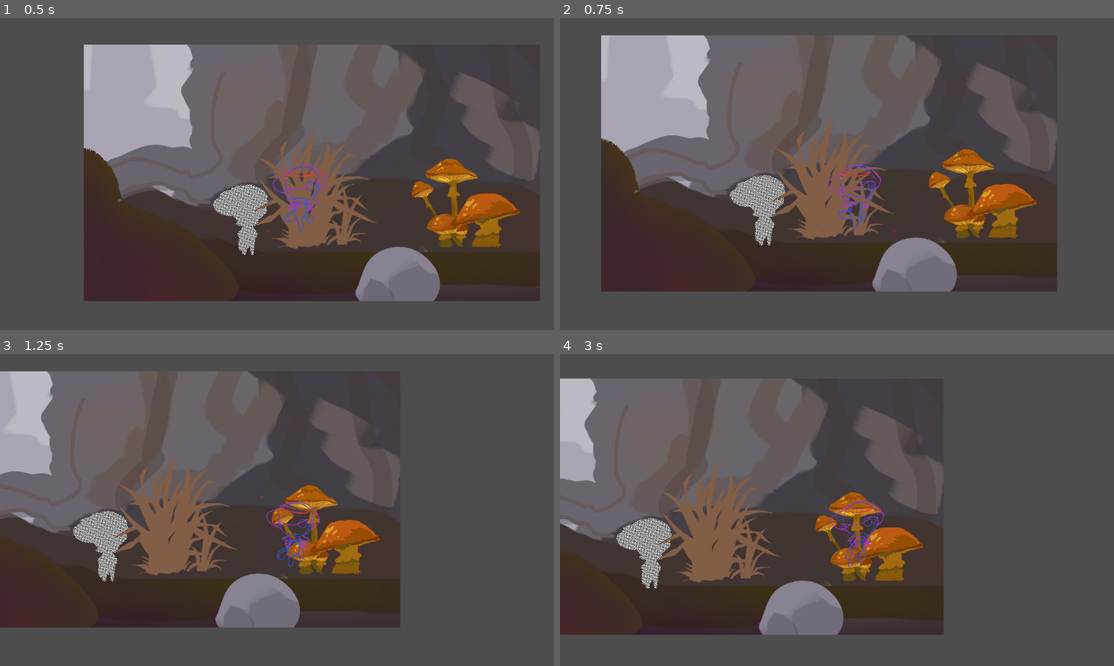
Above: before the commit, frames 1-4 (two rows, left to right).
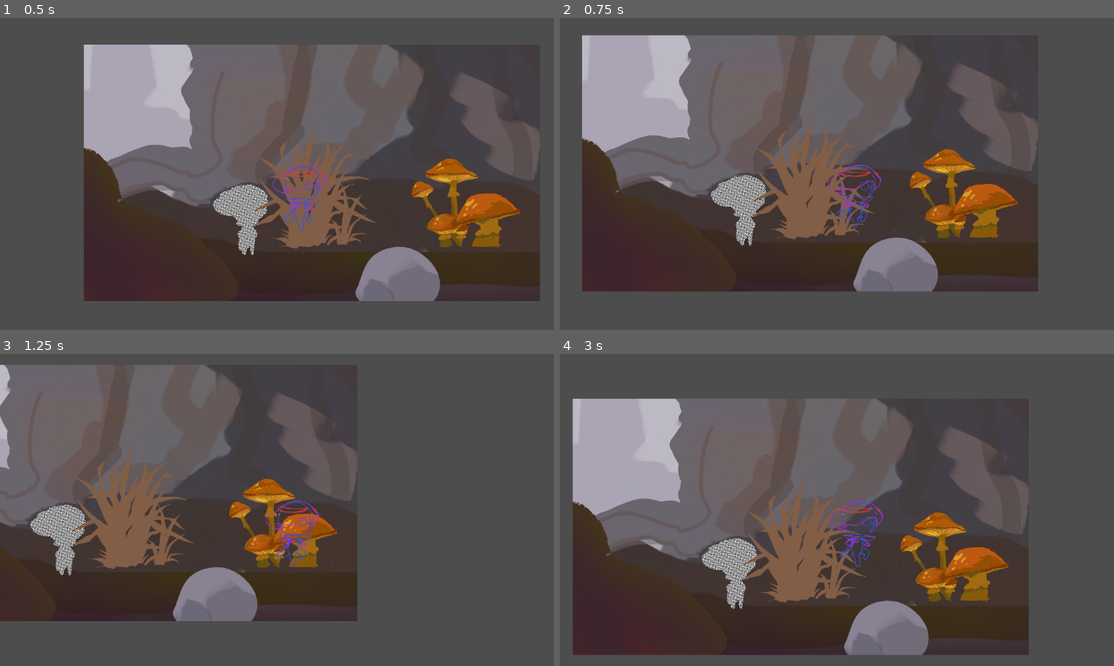
Above: after the commit, the same moments.

Repository: RodrigoCCG/Spore-Medley
Game: Godot game, scene res://Environments/MainScene.tscn
Two runs of this game, one before a commit and one after it. Both use one fixed random seed, a clock stepped at 60 frames per second and the inputs below.
Inputs:
- Up to frame 1 (0.5 s): no input
- Up to frame 2 (0.75 s): tap Enter (ui_accept) at 0.5 s; hold Right (ui_right) from 0.53 s (still down); hold X from 0.53 s (still down)
- Up to frame 3 (1.25 s): keep holding Right (ui_right); keep holding X; tap Enter (ui_accept) at 0.77 s
- Up to frame 4 (3 s): release X at 1.28 s; tap X at 1.35, 2.3 s; tap Enter (ui_accept) at 1.52 s; release Right (ui_right) at 2.03 s; hold Left (ui_left) 2.03-2.78 s; hold Space 2.03-2.78 s; hold Right (ui_right) from 2.78 s (still down); tap Z at 2.85 s

Frame 1 is identical in both runs. In frame 2, 18% of the frame differs, in the area x 3-90%, y 5-88%; in frame 3, 27%; in frame 4, 42%, in the area x 0-85%, y 7-97%.

Commit message:
Dash Mechanics

Diff:
--- a/Assets/Baby/Scripts/BabyControl.gd
+++ b/Assets/Baby/Scripts/BabyControl.gd
@@ -1,16 +1,22 @@
 extends CharacterBody2D
 @onready var animationbeta = $AnimatedSprite2D
 
-var HORIZONTAL_SPEED = 0.0
+#Movement Variables
 var HORIZONTAL_SPEED_CAP = 650.0
-var JUMP_SPEED = -900.0
 var ACCELERATION = 1.5
 var DECCELETATION = .3
+var AIR_DECCELETATION = .01
+var JUMP_SPEED = -900.0
+#Gravity Variables
 var gravity = ProjectSettings.get_setting("physics/2d/default_gravity")
 var gravity_mod = 1.5
+#Dash Variables
 var LAST_DIRECTION = 1
 var DASH_READY = true
-const DASH_SPEED = 800
+const DASH_SPEED = 1200
+const DASH_DURATION = 0.5
+const DASH_COOLDOWN = 0.5
+var DASHING = false
 # Called when the node enters the scene tree for the first time.
 func _ready():
 	pass # Replace with function body.
@@ -28,44 +34,52 @@
 		velocity.y += JUMP_SPEED
 	#Movement Controls
 	var direction = Input.get_axis("ui_left","ui_right")
-	if direction:
+	if direction and !DASHING:
 		if direction < 0:
 			LAST_DIRECTION = -1
 		elif direction > 0:
 			LAST_DIRECTION = 1
-		if direction * HORIZONTAL_SPEED < HORIZONTAL_SPEED_CAP:
-			if HORIZONTAL_SPEED * direction < 0:
-				HORIZONTAL_SPEED = 10 * direction * -1
-			HORIZONTAL_SPEED += direction * ACCELERATION * HORIZONTAL_SPEED_CAP * delta
-		velocity.x =  HORIZONTAL_SPEED
+		if direction * velocity.x < HORIZONTAL_SPEED_CAP:
+			if velocity.x * direction < 0:
+				velocity.x = 10 * direction * -1
+			velocity.x += direction * ACCELERATION * HORIZONTAL_SPEED_CAP * delta
 	else:
-		if HORIZONTAL_SPEED < 10 and HORIZONTAL_SPEED > -10 : HORIZONTAL_SPEED = 0
-		else: HORIZONTAL_SPEED *= DECCELETATION * delta
-		velocity.x =  HORIZONTAL_SPEED
+		if velocity.x < 10 and velocity.x > -10 : velocity.x = 0
+		elif !DASHING:
+			if is_on_floor() :velocity.x *= (1-DECCELETATION)
+			else :velocity.x *= (1-AIR_DECCELETATION)
 	#Dash
 	if DASH_READY and Input.is_key_pressed(KEY_X):
-		player_dash()
-
-	if is_on_floor() and !DASH_READY:
-		DASH_READY = true
+		player_dash(LAST_DIRECTION)
 
 	move_and_slide()
 	handle_animation()
 
 
-func player_dash():
-	var time = get_tree().create_timer(2.0)
-	velocity.x = DASH_SPEED * LAST_DIRECTION
+func player_dash(direction):
+	velocity.x = DASH_SPEED * direction
 	velocity.y = 0
+	DASHING = true
+	var old_gravity = gravity_mod
+	gravity_mod = 0
+	DASH_READY = false
+	await get_tree().create_timer(DASH_DURATION).timeout
+	gravity_mod = old_gravity
+	velocity.x = HORIZONTAL_SPEED_CAP * LAST_DIRECTION
+	DASHING = false
+	await get_tree().create_timer(DASH_COOLDOWN).timeout
+	while !is_on_floor():
+		await get_tree().create_timer(1/60).timeout
+	DASH_READY = true
 
 
 func handle_animation():
-	if velocity.x < 0:
+	if LAST_DIRECTION < 0:
 		animationbeta.flip_h = true
-	elif HORIZONTAL_SPEED > 0:
+	elif LAST_DIRECTION > 0:
 		animationbeta.flip_h = false
 
-	if HORIZONTAL_SPEED != 0 and is_on_floor():
+	if velocity.x != 0 and is_on_floor():
 		animationbeta.play("Walk")
 	elif Input.is_action_just_pressed("ui_accept"):
 		animationbeta.play("Jump")
Binary file added: Environments/T_TREEBRANCH_LEFT_CENTER_RIGHT.png
Not shown, added: Environments/T_TREEBRANCH_LEFT_CENTER_RIGHT.png.import
